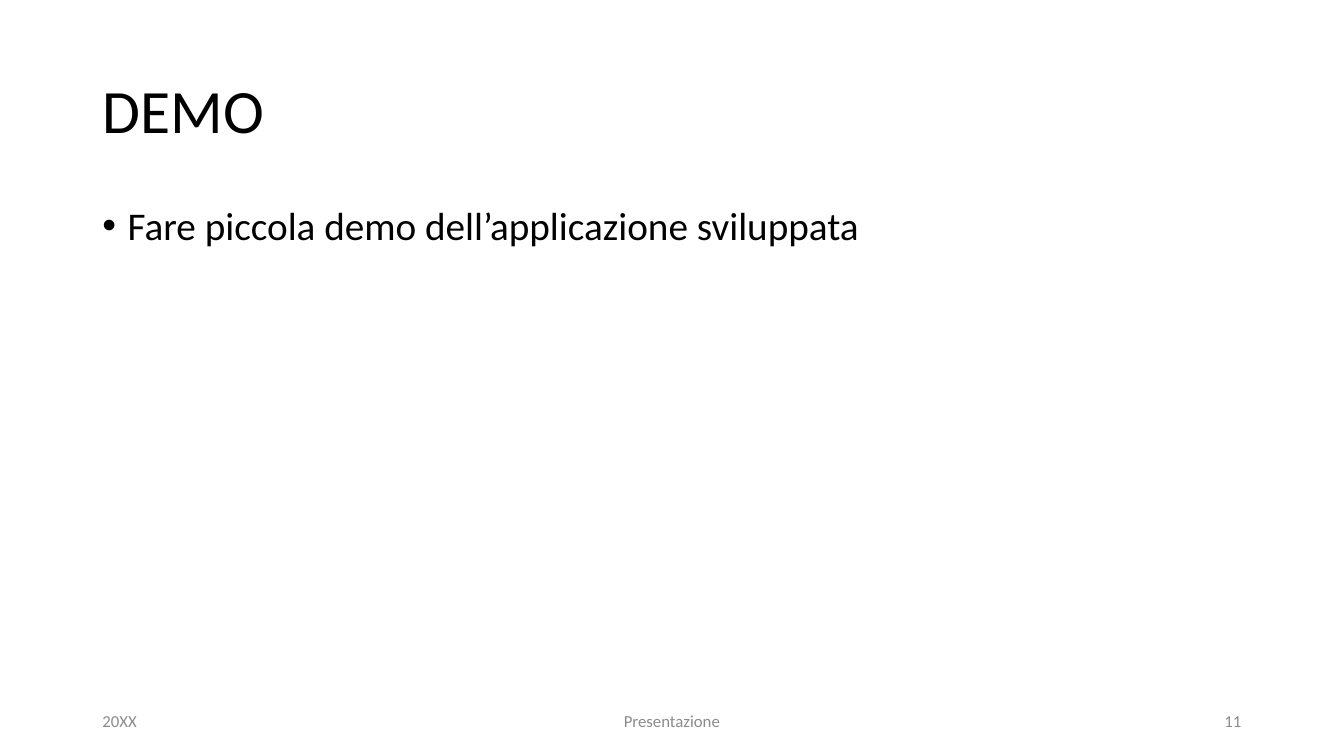
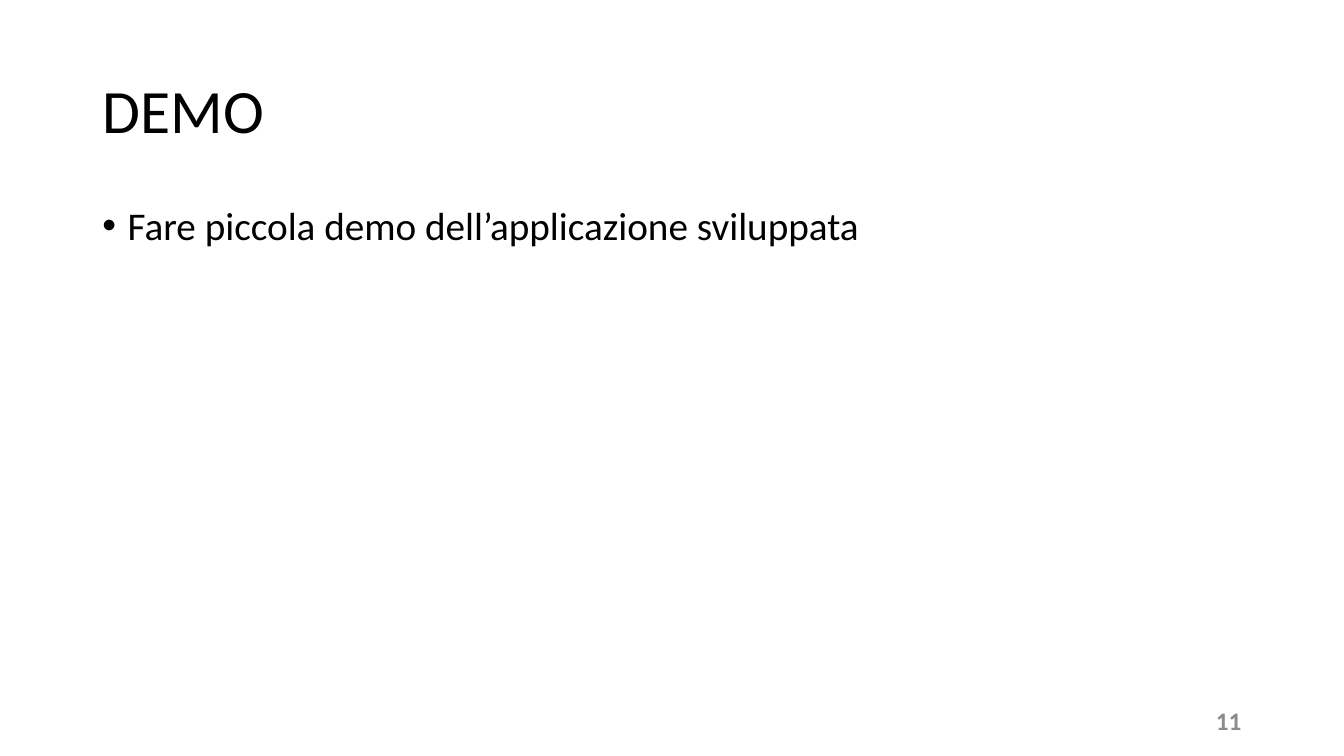
Before and after one commit to mangilimatteo/Progetto_Ingegneria_Software_Cattaneo_Mangili_Saini, a slide deck: slide 11 of Presentazione_Progetto.pptx. Drawn at 1344x756 pixels with LibreOffice and Linux fonts; fonts in the diff are those of the drawing. Boxes give left, top, right and bottom in pixels: in the first picture for what was removed or moved away, otherwise in the second. Text is boxed around its words. In the diff, an @@ line names an element or a change of style, - is before the commit and + after.

```diff
--- a/Presentazione_Progetto.pptx
+++ b/Presentazione_Progetto.pptx
@@ text removed at <box>102,716,136,727</box> @@
-20XX
@@ text removed at <box>624,715,720,727</box> @@
-Presentazione
@@ page number at <box>1216,713,1242,730</box>: size 12 to 18 pt, bold on @@
```
Also in this commit, not shown: 2 other slides changed, 2 slides added, 2 slides removed.
